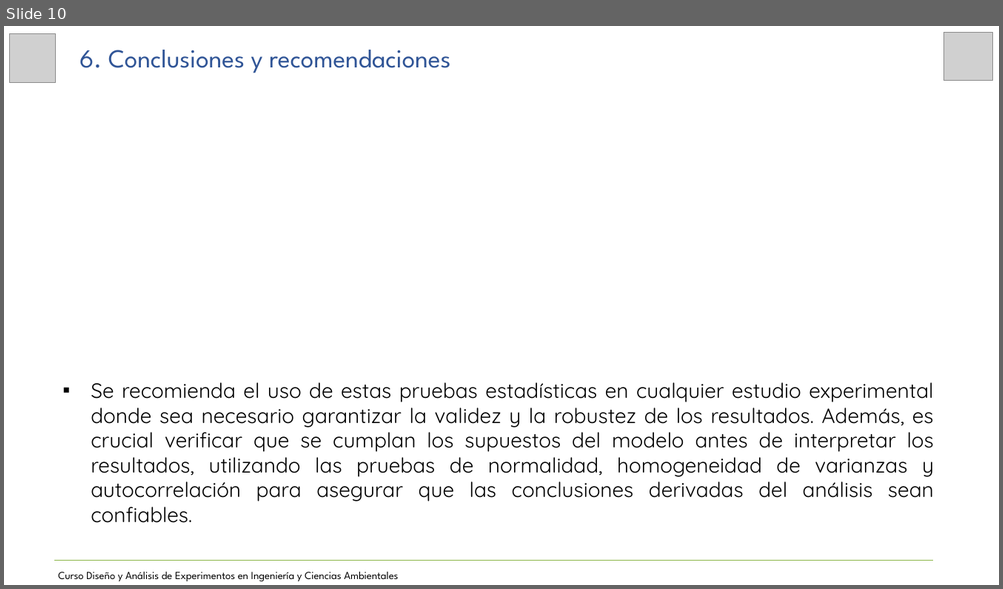
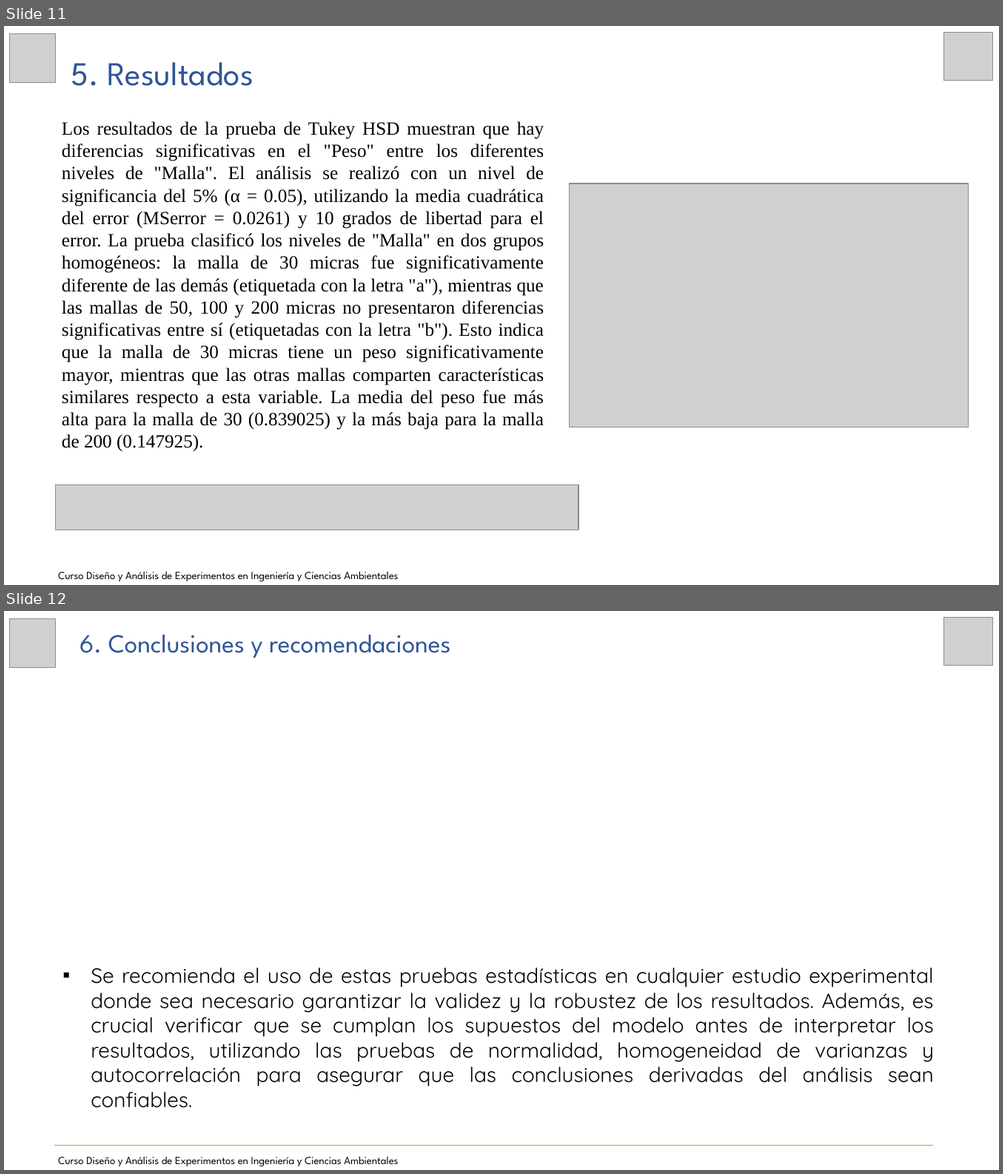
Before and after one commit to JoseZevallosR/Diseno_experimental, a slide deck: tarea4/04_Presentación_A_Estadístico_24_09_2024.pptx. Shown one above the other, each under a label of ours: slide 10 before the commit, slides 11 and 12 after it. The pictures are 1003x589 and 1003x1174 pixels, drawn with LibreOffice and Linux fonts; fonts in the diff are those of the drawing; grey boxes stand for pictures. Boxes give left, top, right and bottom in pixels: in the first picture for what was removed or moved away, otherwise in the second. Text is boxed around its words. In the diff, an @@ line names an element or a change of style, - is before the commit and + after.

```diff
--- a/tarea4/04_Presentación_A_Estadístico_24_09_2024.pptx
+++ b/tarea4/04_Presentación_A_Estadístico_24_09_2024.pptx
@@ slide 11 added at bbox=[4, 26, 999, 585], background #FFFFFF @@
@@ picture added at bbox=[10, 34, 56, 83] @@
@@ picture added at bbox=[944, 32, 993, 81] @@
@@ text added at bbox=[71, 62, 253, 86], 32 pt, text #2F5496 @@
+5. Resultados
@@ text added at bbox=[62, 121, 544, 452], 18 pt, text #000000 @@
+Los resultados de la prueba de Tukey HSD muestran que hay diferencias significativas en el "Peso" entre los diferentes niveles de "Malla". El análisis se realizó con un nivel de significancia del 5% (α = 0.05), utilizando la media cuadrática del error (MSerror = 0.0261) y 10 grados de libertad para el error. La prueba clasificó los niveles de "Malla" en dos grupos homogéneos: la malla de 30 micras fue significativamente diferente de las demás (etiquetada con la letra "a"), mientras que las mallas de 50, 100 y 200 micras no presentaron diferencias significativas entre sí (etiquetadas con la letra "b"). Esto indica que la malla de 30 micras tiene un peso significativamente mayor, mientras que las otras mallas comparten características similares respecto a esta variable. La media del peso fue más alta para la malla de 30 (0.839025) y la más baja para la malla de 200 (0.147925).
@@ picture added at bbox=[569, 184, 969, 427] @@
@@ picture added at bbox=[56, 486, 578, 531] @@
@@ text added at bbox=[58, 572, 398, 582], 10.5 pt, text #000000 @@
+Curso Diseño y Análisis de Experimentos en Ingeniería y Ciencias Ambientales
@@ what was slide 10 is now slide 12 @@
```
Also in this commit, not shown: 3 slides changed, 2 other slides added, 1 slide removed, 7 other files.
